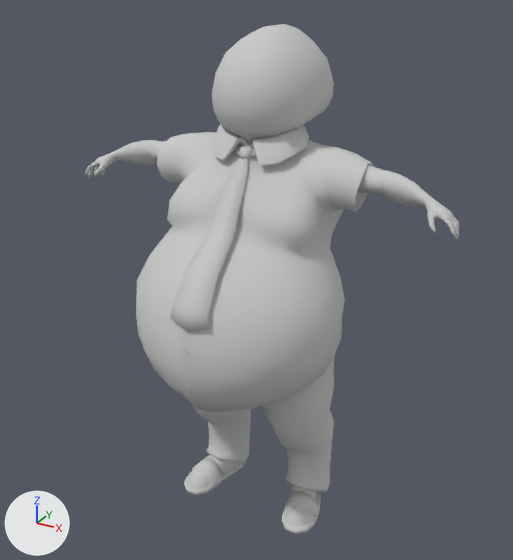
What one commit did to the FBX model Assets/Character/Monster/Boss/Mon_Boss.fbx.
Rendered twice from a camera (50 mm lens) standing at (0.138, -0.253, 0.241) and looking at (0.001, -0.004, 0.117). Arrows for +X, +Y and +Z are at lower left; the lights stay in place. Where no turn or scale is listed for an object, it has been applied to the vertices.
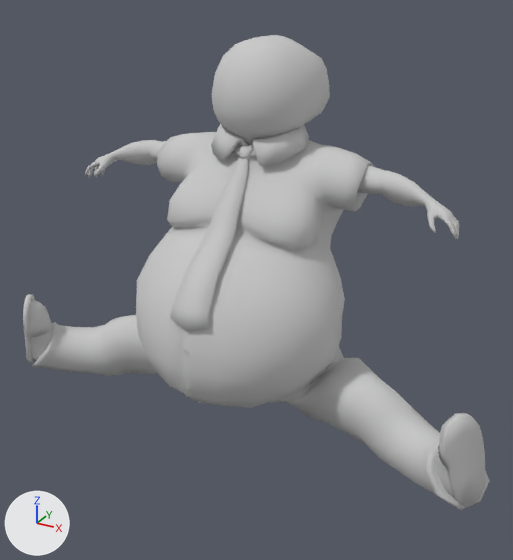
Where the newer file only moved an object's origin or applied its transform, the numbers keep the older frame.

Where the change shows, as pixel boxes (x1, y1, x2, y2) in the pictures (513 x 560 px; the box of a moved part takes in the faces that stretch with it):
'Cylinder002', reshaped (25% wider, 7% shorter): before (85, 24, 459, 535); after (23, 35, 489, 510)
part 1 of me_mesh, moved or reshaped: before (284, 485, 318, 527); after (435, 418, 453, 497)
part 2 of me_mesh, moved or reshaped: before (281, 491, 321, 535); after (438, 413, 485, 507)
part 3 of me_mesh, moved or reshaped: before (189, 455, 240, 489); after (29, 300, 53, 360)
part 4 of me_mesh, moved or reshaped: before (184, 457, 244, 495); after (23, 294, 52, 362)
part 5 of me_mesh, moved or reshaped: before (167, 24, 335, 492); after (32, 35, 489, 510)

The change, as a list of edits to the scene's bpy script:
```text
Change me_mesh:
    used by ob_cylinder002; location = (0.0, 0.0006, 0.1748)
    remove me_mesh.from_pydata(...)  # 3042 vertices, 5810 faces; spans x -0.086..0.086, y -0.06..0.043, z -0.175..0.046
    add me_mesh.from_pydata(...)  # 3099 vertices, 5924 faces; spans x -0.112..0.112, y -0.06..0.031, z -0.12..0.042
    me_mesh part 1: the loose piece of 67 vertices spanning x 0.015..0.035, y -0.019..0.015, z -0.173..-0.161 is multiplied about its middle by the matrix ((0.445, 0.335, -0.83), (0.775, 0.32, 0.545), (0.448, -0.886, -0.118)), then moved by (0.073, -0.035, 0.073)
    me_mesh part 2: the loose piece of 83 vertices spanning x 0.015..0.036, y -0.021..0.016, z -0.175..-0.163 is multiplied about its middle by the matrix ((0.445, 0.335, -0.83), (0.775, 0.32, 0.545), (0.448, -0.886, -0.118)), then moved by (0.074, -0.035, 0.076)
    me_mesh part 3: the loose piece of 67 vertices spanning x -0.035..-0.015, y -0.019..0.015, z -0.173..-0.161 is multiplied about its middle by the matrix ((0.445, -0.335, 0.83), (-0.775, 0.32, 0.545), (-0.448, -0.886, -0.118)), then moved by (-0.073, -0.035, 0.073)
    me_mesh part 4: the loose piece of 83 vertices spanning x -0.036..-0.015, y -0.021..0.016, z -0.175..-0.163 is multiplied about its middle by the matrix ((0.445, -0.335, 0.83), (-0.775, 0.32, 0.545), (-0.448, -0.886, -0.118)), then moved by (-0.074, -0.035, 0.076)
    me_mesh part 5: 115 vertices moved from x -0.035..0.035, y -0.043..0.043, z -0.108..0.046 to x -0.036..0.036, y -0.043..0.031, z -0.112..0.042; 369 vertices removed from x -0.036..0.036, y -0.051..0.042, z -0.174..0.038; 426 vertices added at x -0.112..0.112, y -0.051..0.03, z -0.12..0.038
```
